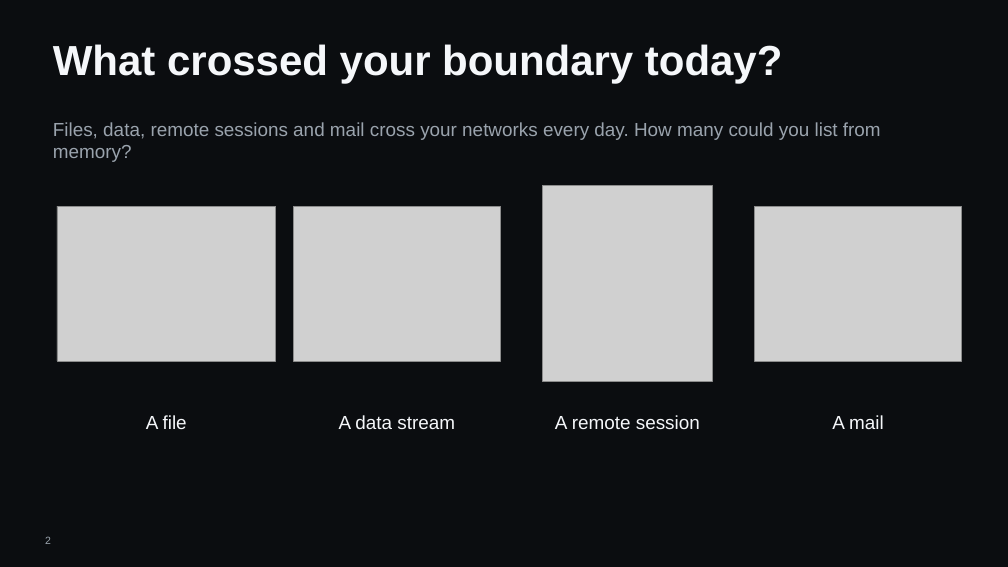
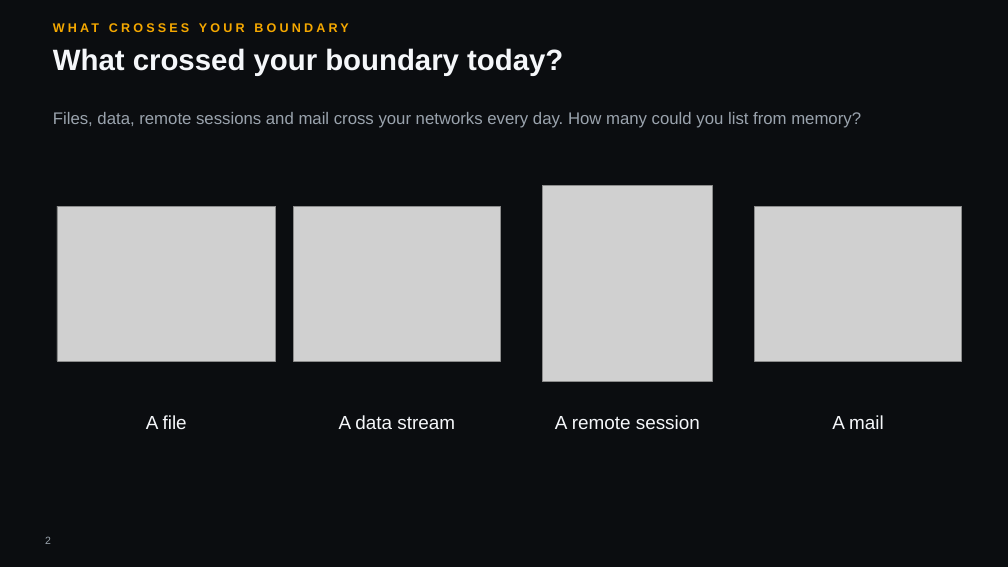
Before and after one commit to hybridus/DFX_Marketing, a slide deck: slide 2 of Projects/03_Presales_Master_Deck/pilot/DFX_Master_deck.pptx. Drawn at 1008x567 pixels with LibreOffice and Linux fonts; fonts in the diff are those of the drawing; grey boxes stand for pictures; background and template pictures are left out. Boxes give left, top, right and bottom in pixels: in the first picture for what was removed or moved away, otherwise in the second. Text is boxed around its words. In the diff, an @@ line names an element or a change of style, - is before the commit and + after.

```diff
--- a/Projects/03_Presales_Master_Deck/pilot/DFX_Master_deck.pptx
+++ b/Projects/03_Presales_Master_Deck/pilot/DFX_Master_deck.pptx
@@ text added at (53,17,953,39), 12 pt, text #F5A800, bold @@
+WHAT CROSSES YOUR BOUNDARY
@@ text "What crossed your boundary today?" at (53,48,563,76): size 40 to 28 pt @@
@@ text "Files, data, remote sessions and ...": place and size @@
-text "Files, data, remote sessions and ..." at (53,122,881,162)
+text "Files, data, remote sessions and ..." at (53,112,861,128)
@@ text "Files, data, remote sessions and ..." at (53,112,861,128): size 18 to 16 pt @@
```
Also in this commit, not shown: 35 other slides changed, 1 slide added, 1 slide removed, 8 other files.
